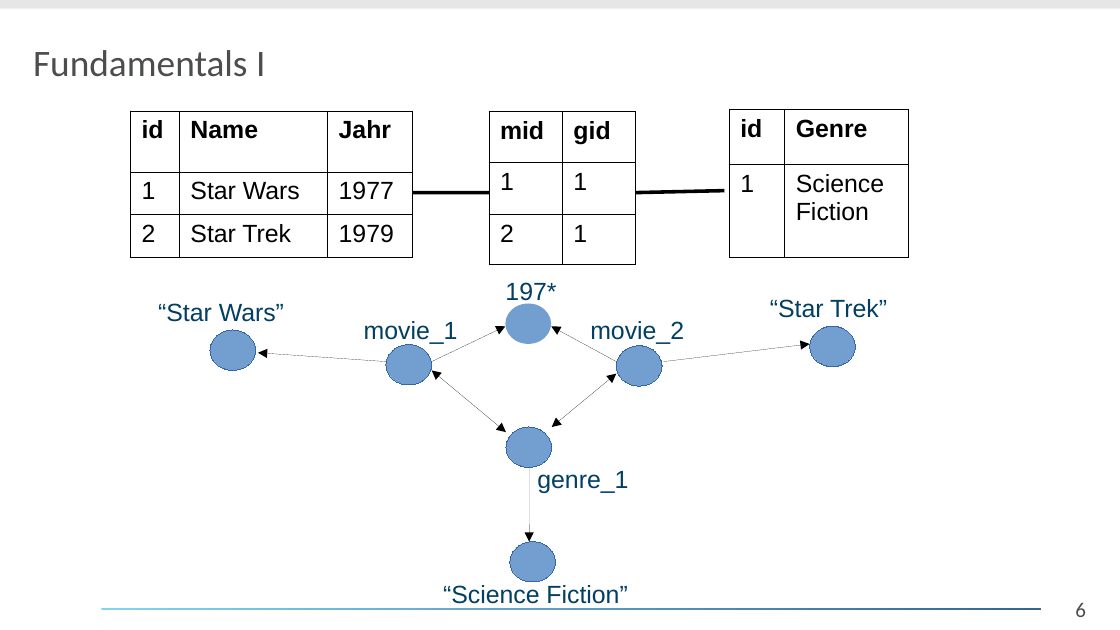
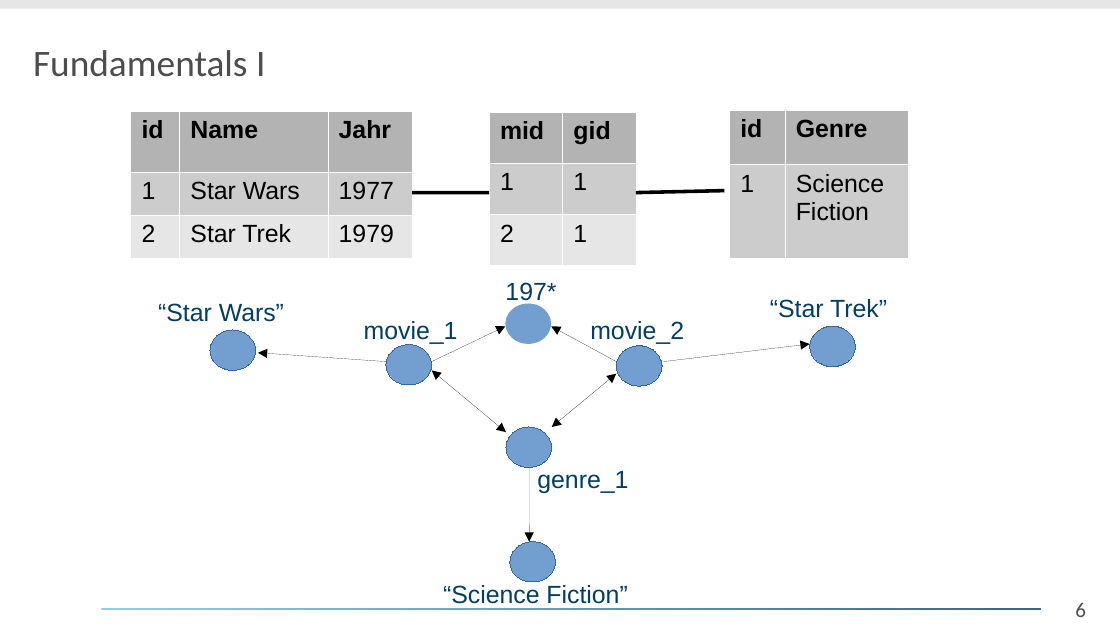
Before and after one commit to daelmo/DB2GraphGenerator, a slide deck: slide 6 of presentation/Analyse_eines_Forschungsthemas.odp. Drawn at 1120x630 pixels with LibreOffice and Linux fonts; fonts in the diff are those of the drawing; background and template pictures are left out. Boxes give left, top, right and bottom in pixels: in the first picture for what was removed or moved away, otherwise in the second. Text is boxed around its words. In the diff, an @@ line names an element or a change of style, - is before the commit and + after.

```diff
--- a/presentation/Analyse_eines_Forschungsthemas.odp
+++ b/presentation/Analyse_eines_Forschungsthemas.odp
@@ table at [131, 111, 412, 258] @@
@@ fill none to #B3B3B3 in row 1 @@
@@ fill none to #CCCCCC in row 2 @@
@@ fill none to #E6E6E6 in row 3 @@
@@ borders changed @@
@@ table at [489, 112, 637, 265] @@
@@ fill none to #B3B3B3 in row 1 @@
@@ fill none to #CCCCCC in row 2 @@
@@ fill none to #E6E6E6 in row 3 @@
@@ borders changed @@
@@ table at [729, 110, 908, 258] @@
@@ fill none to #B3B3B3 in row 1 @@
@@ fill none to #CCCCCC in row 2 @@
@@ borders changed @@
```
Also in this commit, not shown: 5 other slides changed, 1 slide added, 8 other files.
